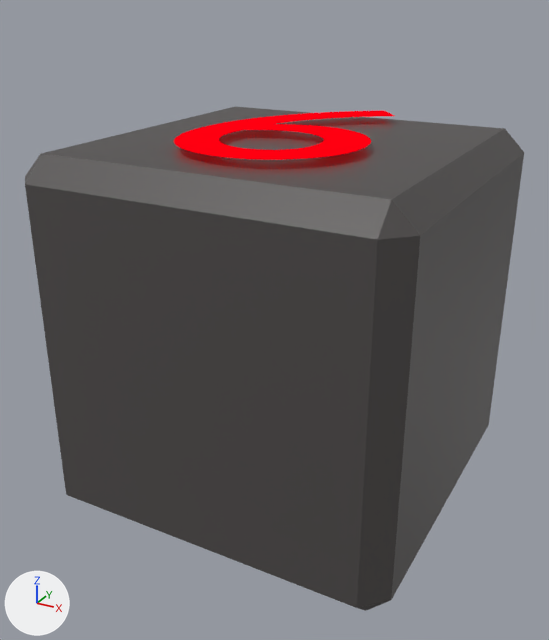
Two versions of the Blender file blends/die.blend, one commit apart.
Camera for both pictures: a camera (50 mm lens) standing at (1.83, -3.52, 1.73) and looking at (-0.08, -0.03, -0.01). Arrows for +X, +Y and +Z are at lower left; the lights stay in place. Text is drawn in Blender's own font.

The first picture shows 'Die', 'Text'.
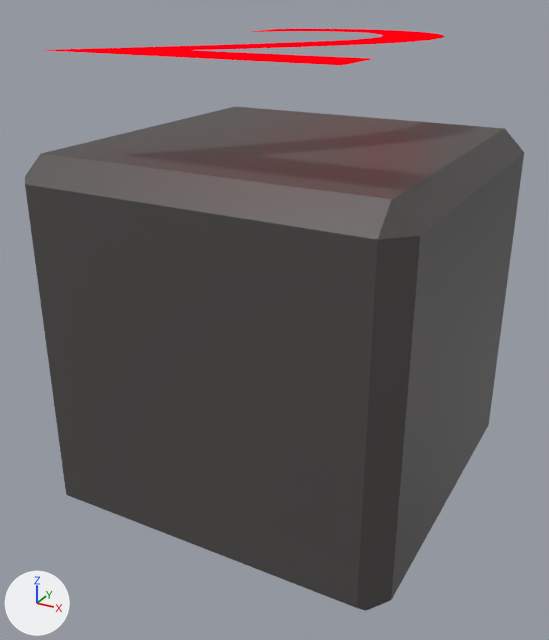
Boxes [x1, y1, x2, y2] around the edits, measured in the pictures (549 x 640 px):
'Text', text changed, moved, rescaled (81% wider, 26% shorter): before [174, 111, 394, 160]; after [46, 29, 444, 65]

Patch to the scene script:
```diff
--- a/blends/die.blend.py
+++ b/blends/die.blend.py
@@ txt_text_001 @@
 txt_text_001 = bpy.data.curves.new('Text.001', 'FONT')
-txt_text_001.body = '6'
+txt_text_001.body = '2'
 txt_text_001.materials.append(mat_text)
@@ ob_text @@
 ob_text = bpy.data.objects.new('Text', txt_text_001)
-ob_text.location = (0.0, 0.0, 1.044)
-ob_text.scale = (2.3, 2.3, 2.3)
+ob_text.location = (0.0, 0.0, 1.474)
+ob_text.scale = (3.25, 3.25, 3.25)
```
